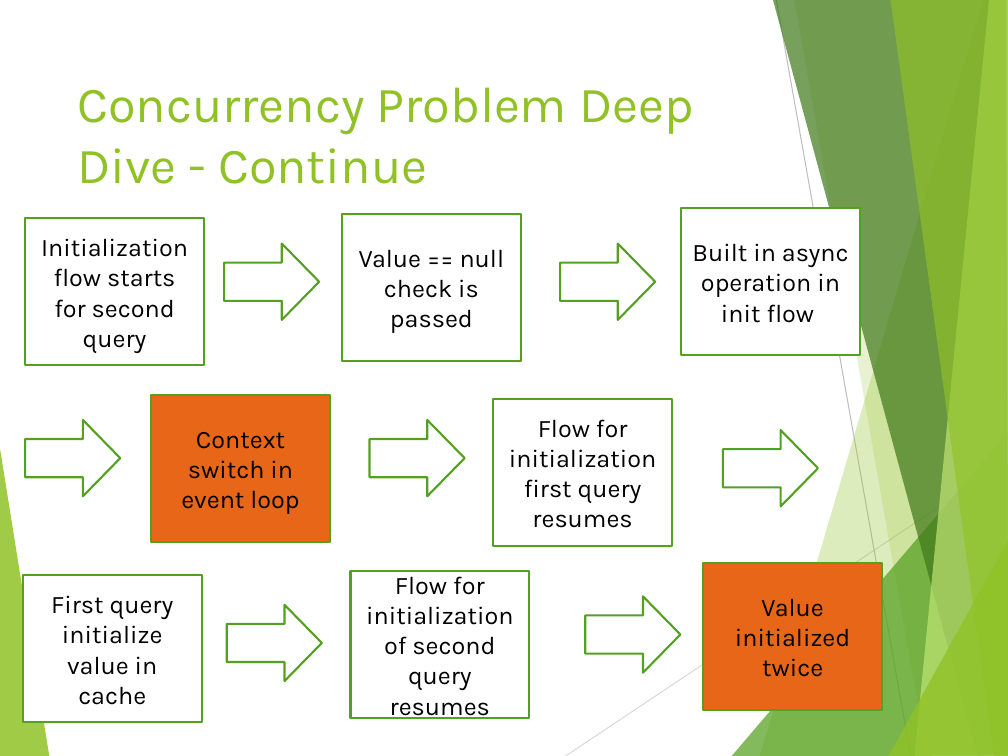
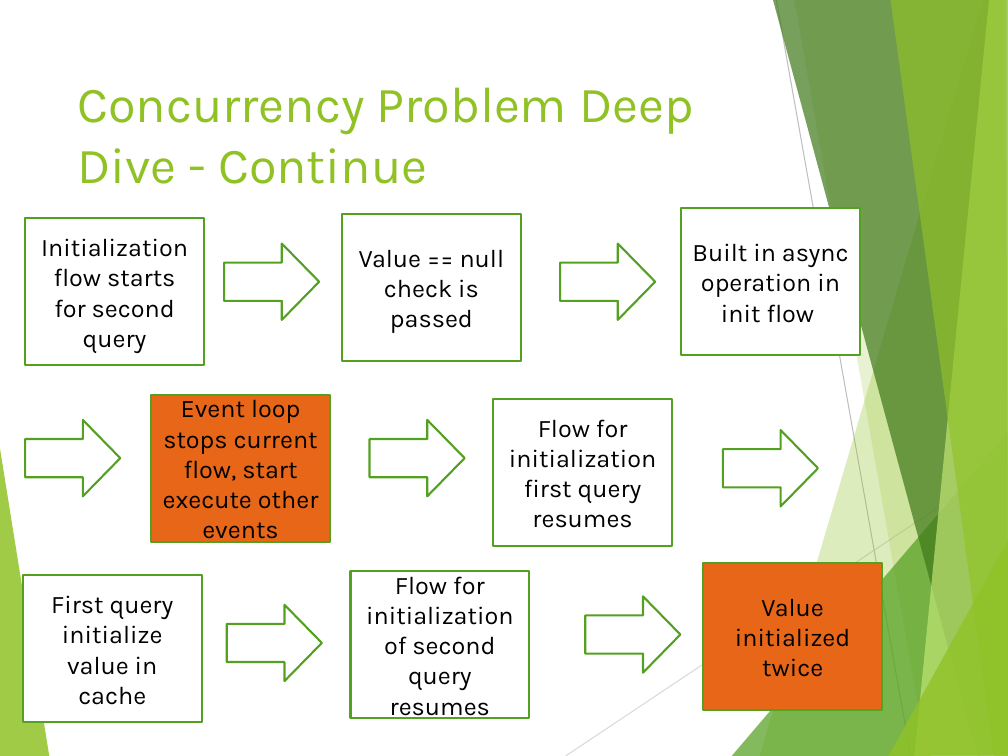
Before and after one commit to tamarstern/MyNodeJSCourse, a slide deck: slide 19 of day2/real_life_concurrency_problems/nodejs_real_life_concurrency_problems.pptx (slide 15 before the commit). Drawn at 1008x756 pixels with LibreOffice and Linux fonts; fonts in the diff are those of the drawing. Boxes give left, top, right and bottom in pixels: in the first picture for what was removed or moved away, otherwise in the second. Text is boxed around its words. In the diff, an @@ line names an element or a change of style, - is before the commit and + after.

```diff
--- a/day2/real_life_concurrency_problems/nodejs_real_life_concurrency_problems.pptx
+++ b/day2/real_life_concurrency_problems/nodejs_real_life_concurrency_problems.pptx
@@ text in rectangle at bbox=[163, 395, 318, 545]: text changed @@
-Context switch in event loop
+Event loop stops current flow, start execute other events
```
Also in this commit, not shown: 8 other slides changed, 5 slides added, 7 other files.
